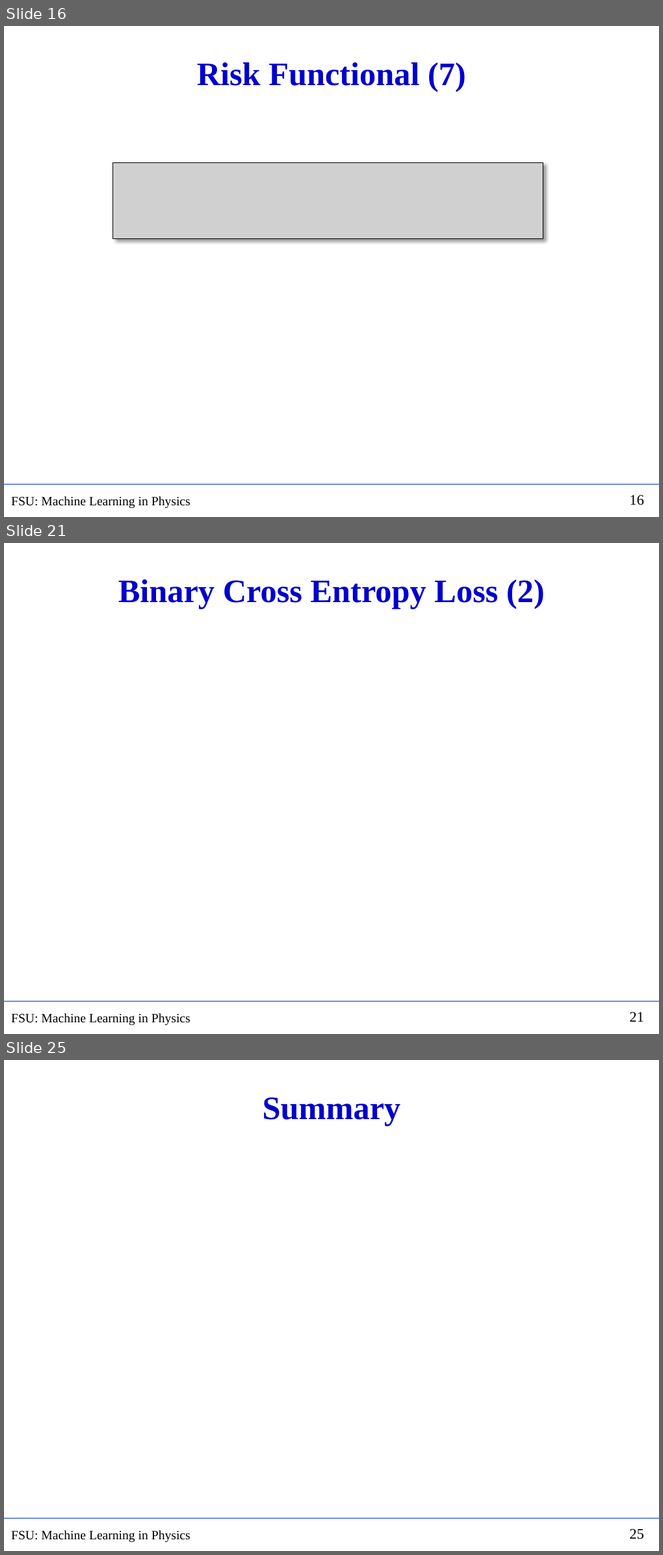
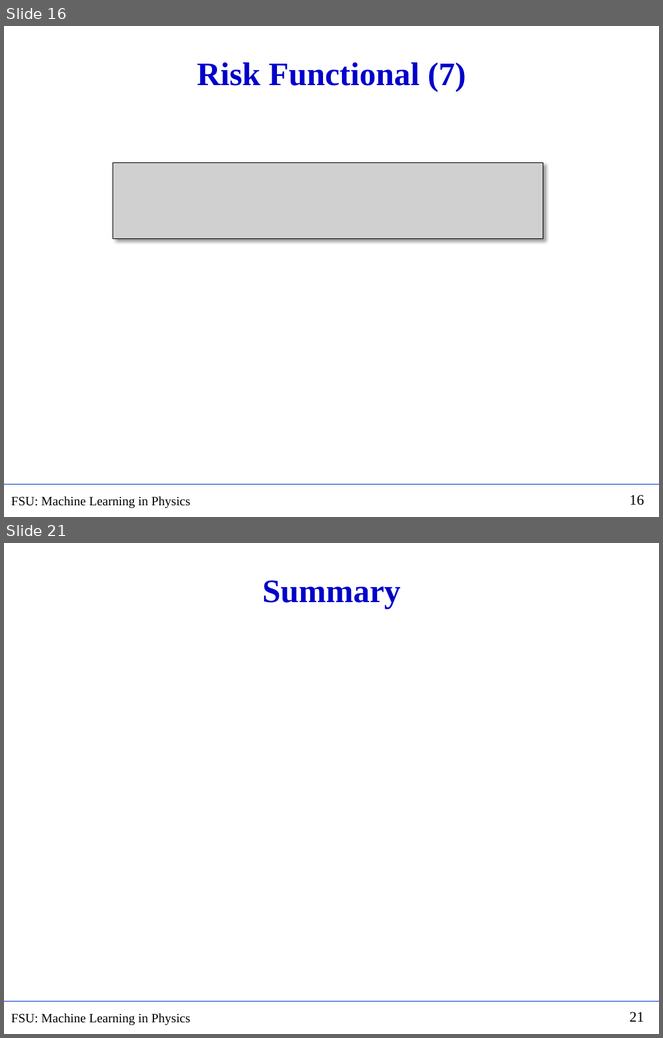
Before and after one commit to hbprosper/mlinphysics, a slide deck: Lectures/01.Foundations/Lecture02.pptx. Shown one above the other, each under a label of ours: slides 16, 21 and 25 before the commit, slides 16 and 21 after it; the slides between them are not shown. The pictures are 663x1555 and 663x1038 pixels, drawn with LibreOffice and Linux fonts; fonts in the diff are those of the drawing; grey boxes stand for pictures. Boxes give left, top, right and bottom in pixels: in the first picture for what was removed or moved away, otherwise in the second. Text is boxed around its words. In the diff, an @@ line names an element or a change of style, - is before the commit and + after.

```diff
--- a/Lectures/01.Foundations/Lecture02.pptx
+++ b/Lectures/01.Foundations/Lecture02.pptx
@@ slide 21 removed at (4,543,659,1034), background #FFFFFF; not listed: 3 template elements that a slide beside it also shows @@
@@ title removed at (118,579,545,609) @@
-Binary Cross Entropy Loss (2)
@@ what was slide 25 is now slide 21 @@
@@ page number at (630,1012,644,1022): text changed @@
-25
+21
```
Also in this commit, not shown: 2 slides changed, 4 slides added, 7 other slides removed, 5 other files.
